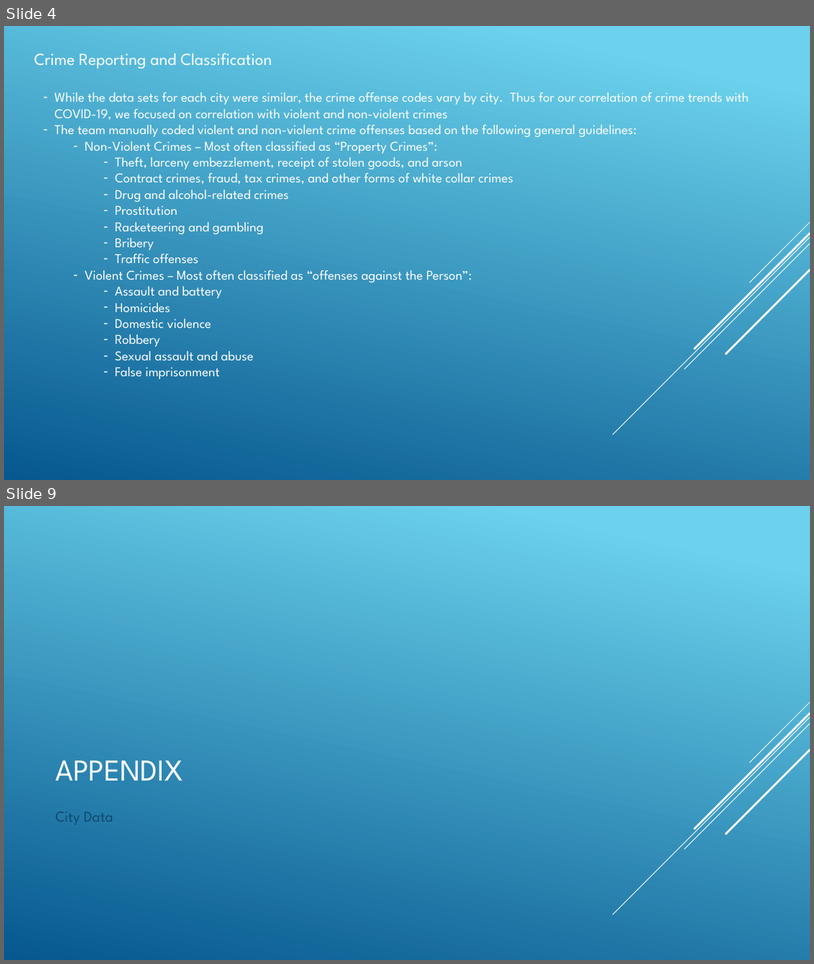
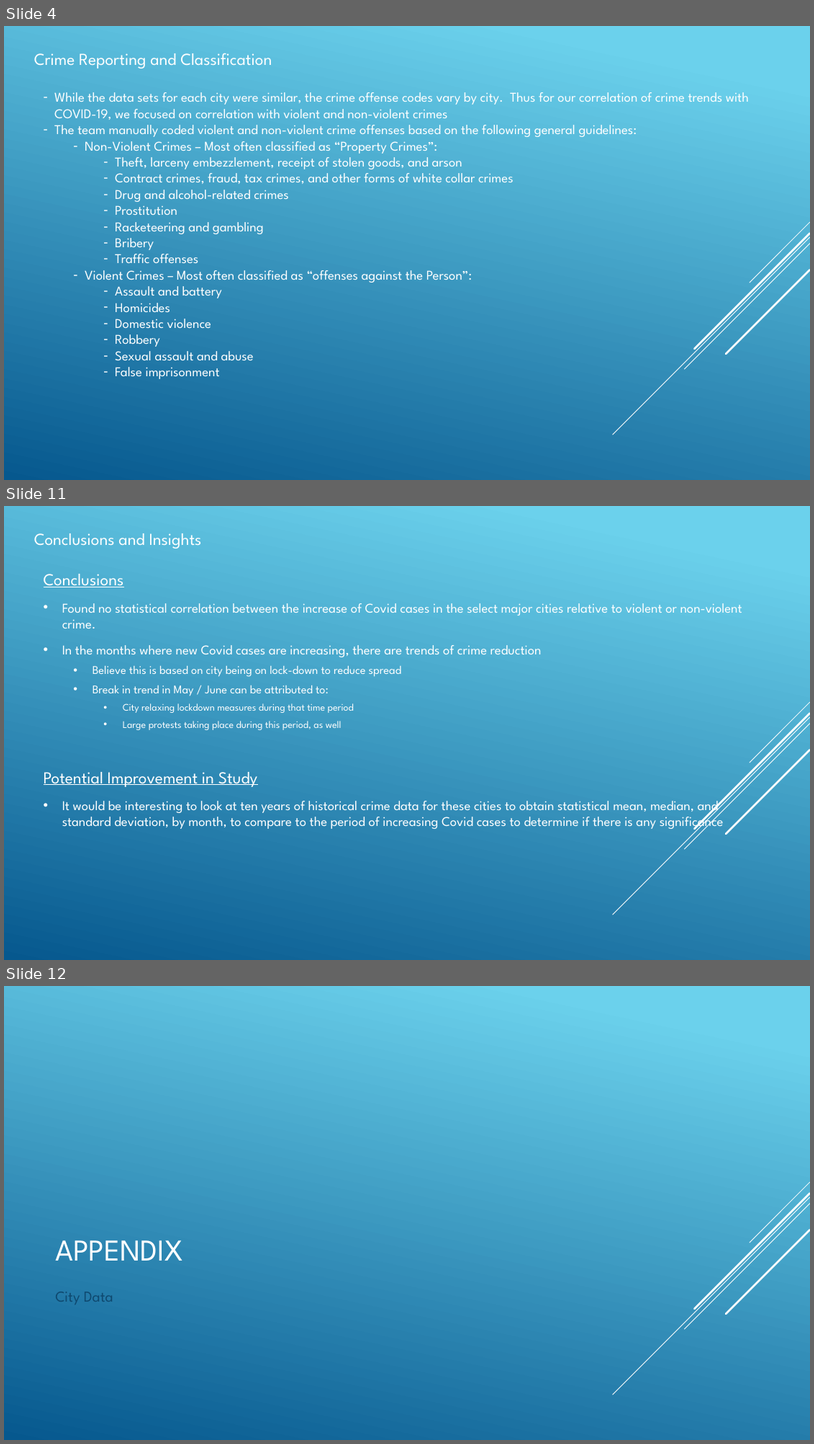
Before and after one commit to angelabanko/Project_1, a slide deck: Draft Presentation.pptx. Shown one above the other, each under a label of ours: slides 4 and 9 before the commit, slides 4, 11 and 12 after it; the slides between them are not shown. The pictures are 814x964 and 814x1444 pixels, drawn with LibreOffice and Linux fonts; fonts in the diff are those of the drawing. Boxes give left, top, right and bottom in pixels: in the first picture for what was removed or moved away, otherwise in the second. Text is boxed around its words. In the diff, an @@ line names an element or a change of style, - is before the commit and + after.

```diff
--- a/Draft Presentation.pptx
+++ b/Draft Presentation.pptx
@@ slide 11 added at bbox=[4, 506, 810, 960], background gradient #6ED2EB to #06588E; not listed: 5 template elements that a slide beside it also shows @@
@@ text added at bbox=[34, 533, 202, 548], 20 pt, text #FFFFFF @@
+Conclusions and Insights
@@ text added at bbox=[44, 574, 743, 831], 16 pt, text #FFFFFF @@
+Conclusions
+• Found no statistical correlation between the increase of Covid cases in the select major cities relative to violent or non-violent crime.
+• In the months where new Covid cases are increasing, there are trends of crime reduction
+  • Believe this is based on city being on lock-down to reduce spread
+  • Break in trend in May / June can be attributed to:
+    • City relaxing lockdown measures during that time period
+    • Large protests taking place during this period, as well
+Potential Improvement in Study
+• It would be interesting to look at ten years of historical crime data for these cities to obtain statistical mean, median, and standard deviation, by month, to compare to the period of increasing Covid cases to determine if there is any significance
@@ what was slide 9 is now slide 12 @@
```
Also in this commit, not shown: 2 slides changed, 10 other slides added, 3 slides removed, 15 other files.
